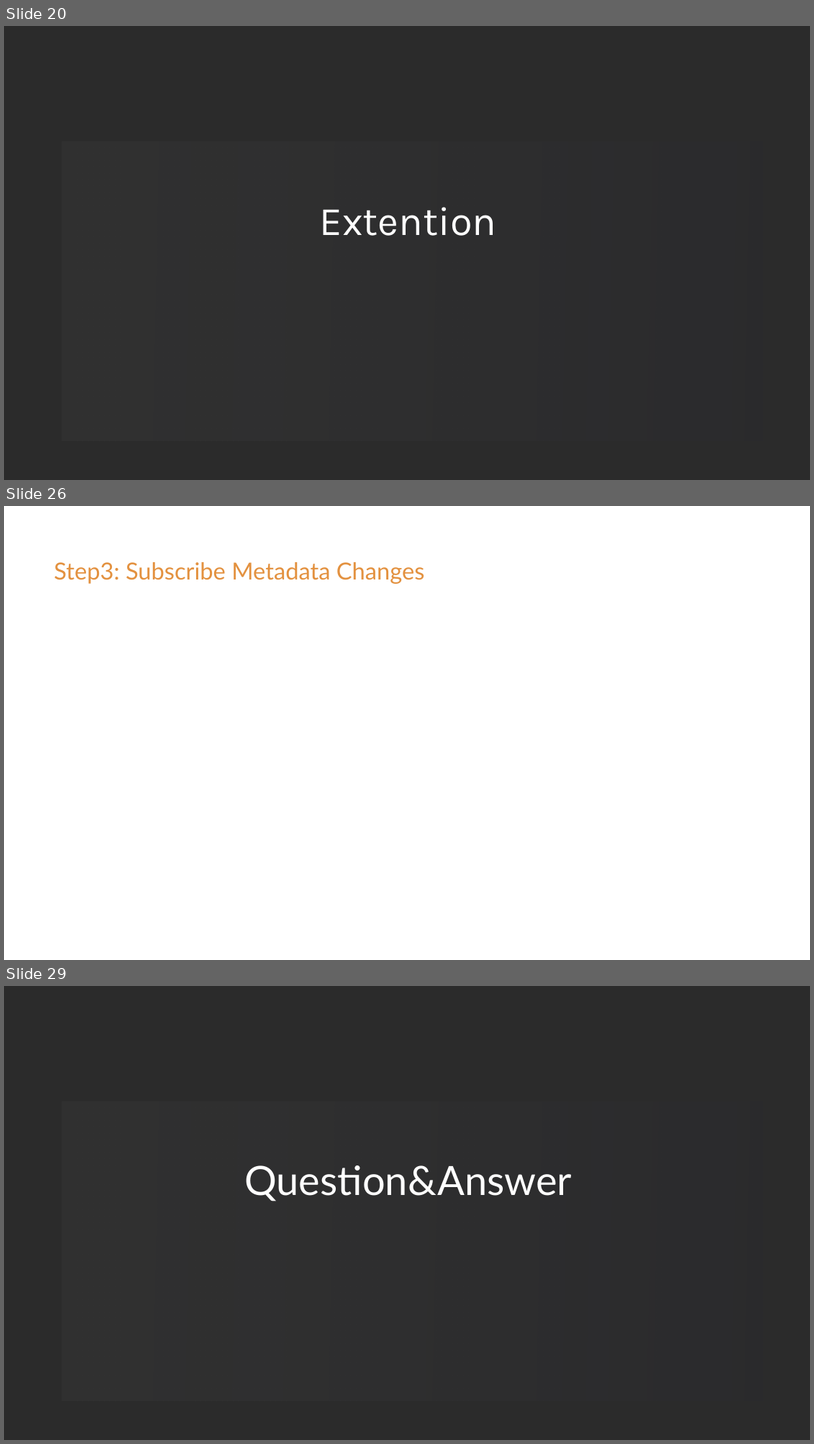
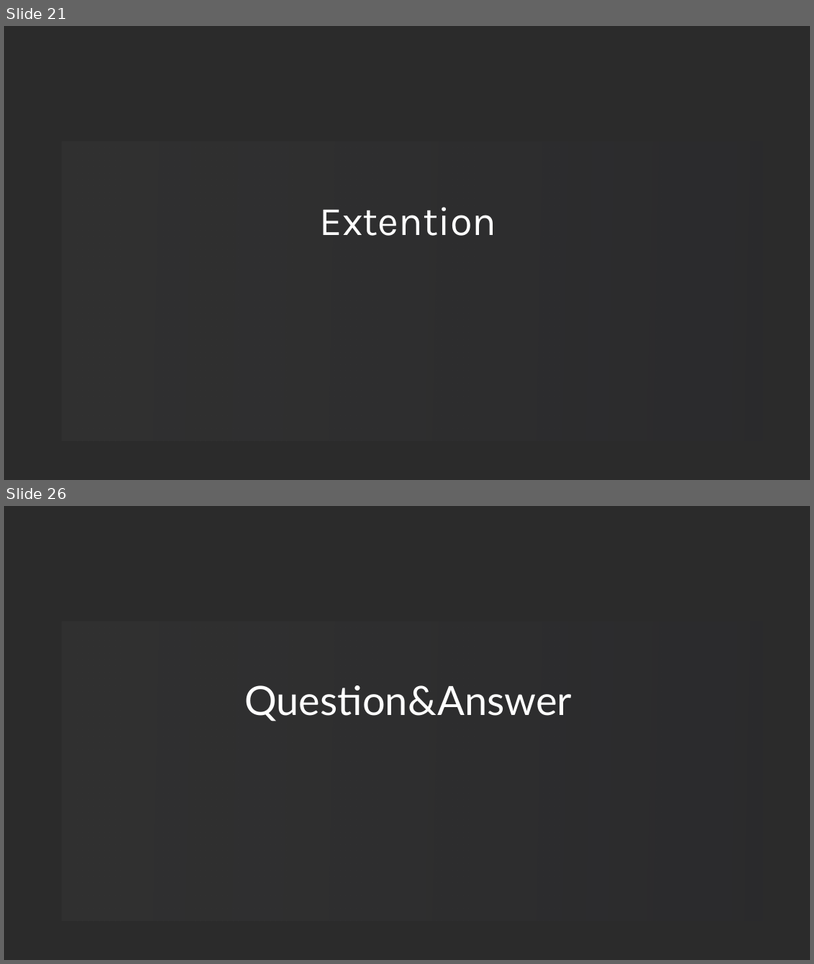
Before and after one commit to loongs-zhang/ACOCA2024-PlayWithWASM, a slide deck: PlayWithWASM.pptx. Shown one above the other, each under a label of ours: slides 20, 26 and 29 before the commit, slides 21 and 26 after it; the slides between them are not shown. The pictures are 814x1444 and 814x964 pixels, drawn with LibreOffice and Linux fonts; fonts in the diff are those of the drawing; background and template pictures are left out; a plain dark background stands for a picture behind light text. Boxes give left, top, right and bottom in pixels: in the first picture for what was removed or moved away, otherwise in the second. Text is boxed around its words. In the diff, an @@ line names an element or a change of style, - is before the commit and + after.

```diff
--- a/PlayWithWASM.pptx
+++ b/PlayWithWASM.pptx
@@ slide 26 removed at [4, 506, 810, 960], background picture (left out) @@
@@ text removed at [54, 562, 425, 584] @@
-Step3: Subscribe Metadata Changes
@@ what was slide 20 is now slide 21 @@
@@ what was slide 29 is now slide 26 @@
```
Also in this commit, not shown: 2 slides changed, 3 slides added, 5 other slides removed, 11 other files.
